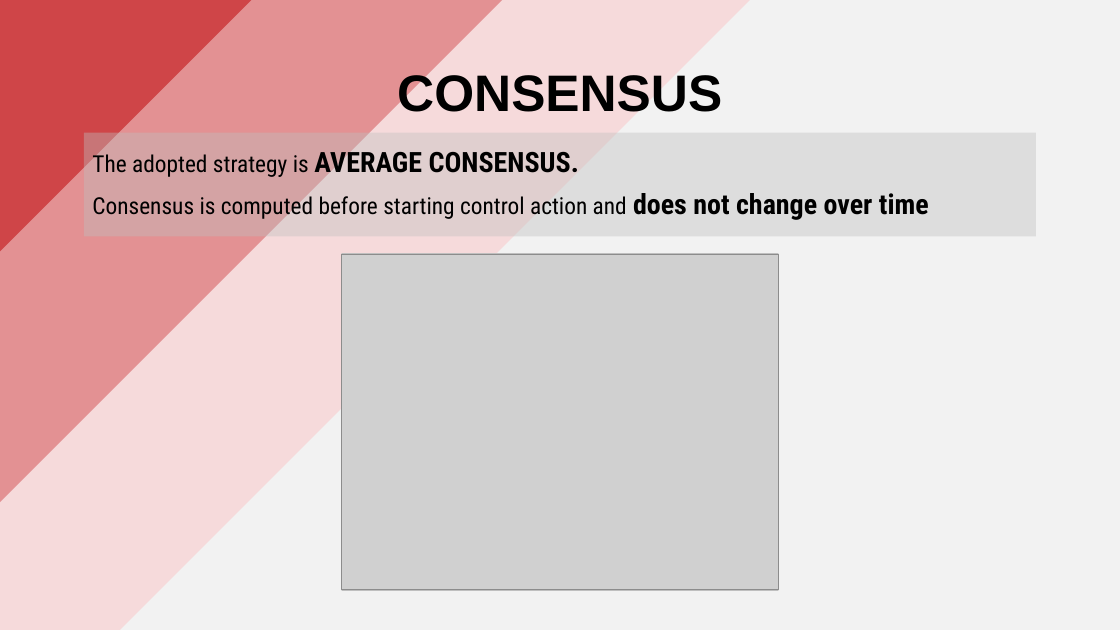
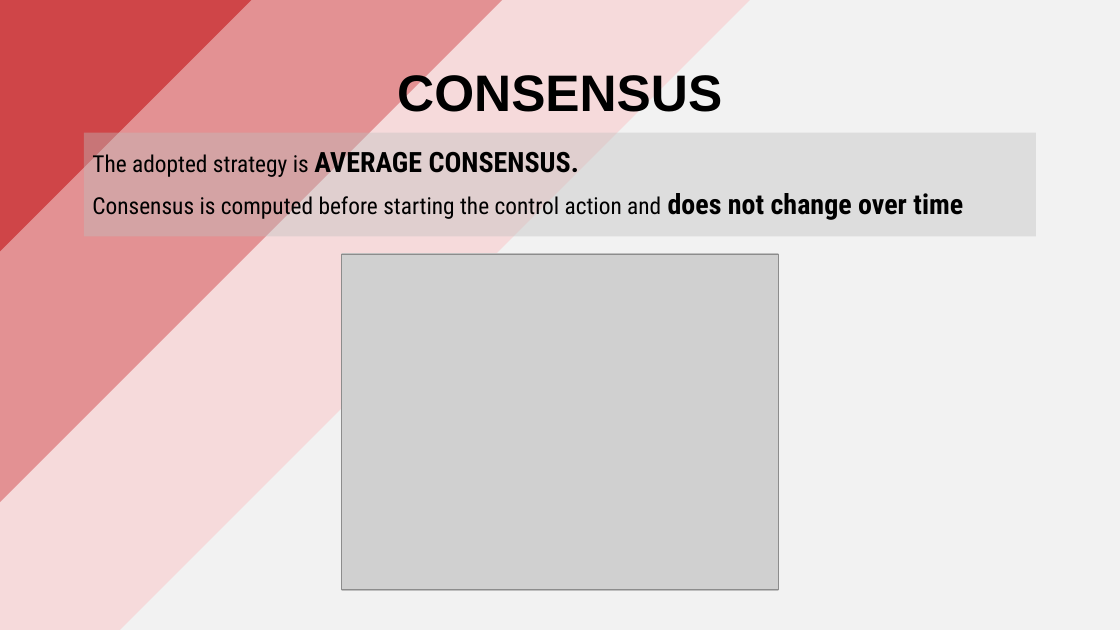
Before and after one commit to PippoGot/R-C2, a slide deck: slide 4 of documentation/presentation.pptx. Drawn at 1120x630 pixels with LibreOffice and Linux fonts; fonts in the diff are those of the drawing; grey boxes stand for pictures. Boxes give left, top, right and bottom in pixels: in the first picture for what was removed or moved away, otherwise in the second. Text is boxed around its words. In the diff, an @@ line names an element or a change of style, - is before the commit and + after.

```diff
--- a/documentation/presentation.pptx
+++ b/documentation/presentation.pptx
@@ text at (92,193,963,220): text changed @@
-Consensus is computed before starting control action and does not change over time
+Consensus is computed before starting the control action and does not change over time
```
Also in this commit, not shown: 6 other slides changed.
